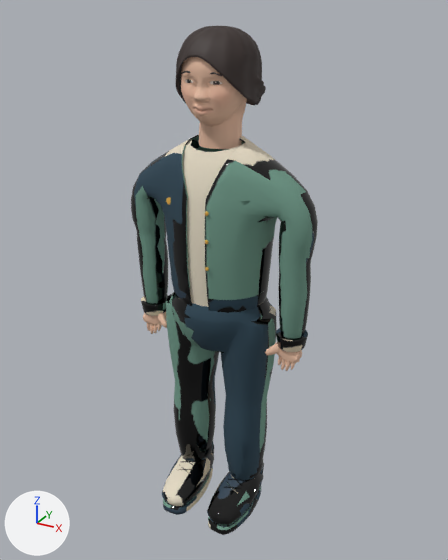
Before and after pictures for a commit that changed the glTF model models/atrium/residents/lin-master.glb.
Camera for both pictures: a camera (50 mm lens) standing at (0.906, -1.618, 1.681) and looking at (0.013, 0.005, 0.869). Lighting does not change. The marker at lower left points along +X, +Y and +Z. The picture after the commit comes second. Where no turn or scale is listed for an object, it has been applied to the vertices. Vertices at exactly the same position are counted once.

In view in the first picture: 'Head', 'HeadPivot_Surface_hair', 'SkinnedArticulationCore', 'VisualRoot_Surface_fabric' and 1 more.
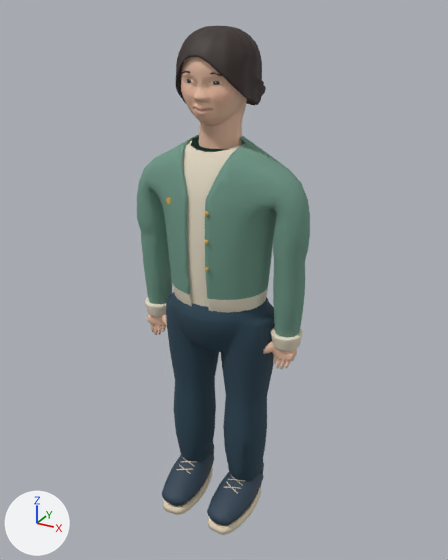
Edits to the bpy script that builds the scene:
```text
Change me_skinnedarticulationcoremesh:
    used by ob_skinnedarticulationcore; location = (0.0, 0.0, 0.0)
    remove me_skinnedarticulationcoremesh.from_pydata(...)  # 7596 vertices, 15072 faces; spans x -0.32..0.32, y -0.203..0.149, z 0.003..1.335
    add me_skinnedarticulationcoremesh.from_pydata(...)  # 7628 vertices, 15136 faces; spans x -0.298..0.298, y -0.203..0.149, z 0.003..1.335
    me_skinnedarticulationcoremesh part 1: 321 vertices moved from x -0.276..0.295, y -0.128..0.139, z 0.617..1.322 to x -0.28..0.277, y -0.128..0.139, z 0.617..1.322; 2533 vertices removed from x -0.32..0.32, y -0.127..0.138, z 0.615..1.321; 2565 vertices added at x -0.298..0.298, y -0.131..0.138, z 0.615..1.321
    me_skinnedarticulationcoremesh part 2: 9227 kept faces spanning x -0.256..0.277, y -0.203..0.149, z 0.003..1.335 get new texture (UV) coordinates
```

Where the change shows, as pixel boxes [x1, y1, x2, y2] in the pictures (448 x 560 px; the box of a moved part takes in the faces that stretch with it):
'SkinnedArticulationCore', reshaped (7% narrower)
    before: [131, 135, 318, 535]
    after: [137, 135, 310, 535]
part 1 of me_skinnedarticulationcoremesh, moved or reshaped
    before: [131, 136, 318, 371]
    after: [137, 136, 310, 369]
part 2 of me_skinnedarticulationcoremesh, surface changed
    both: [162, 135, 282, 535]
